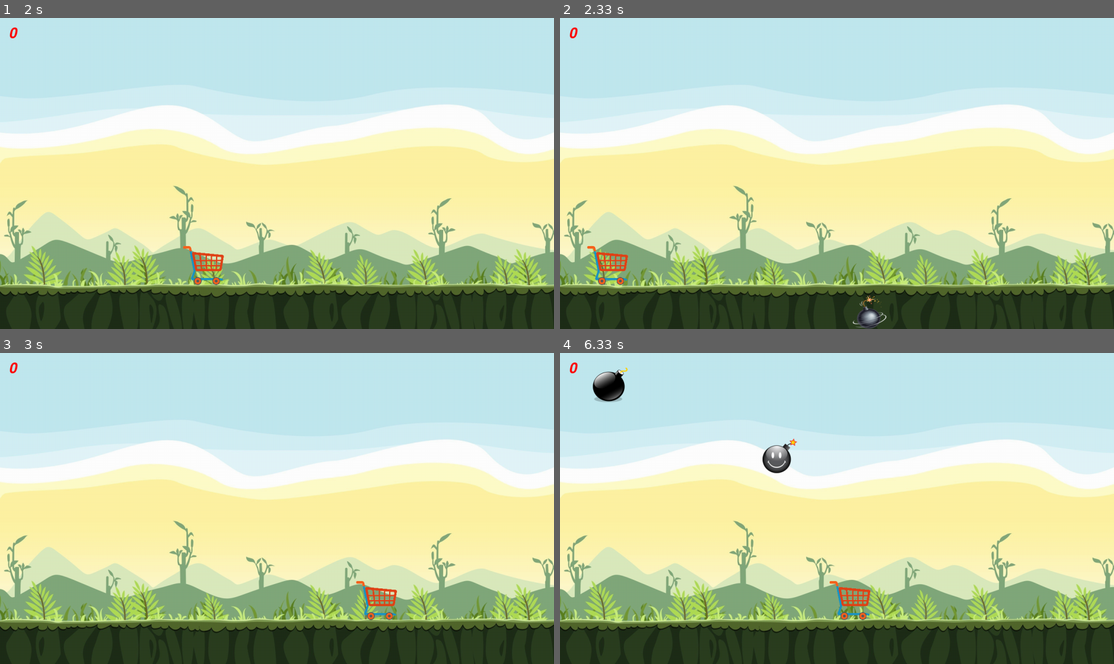
Above: before the commit, frames 1-4 (two rows, left to right).
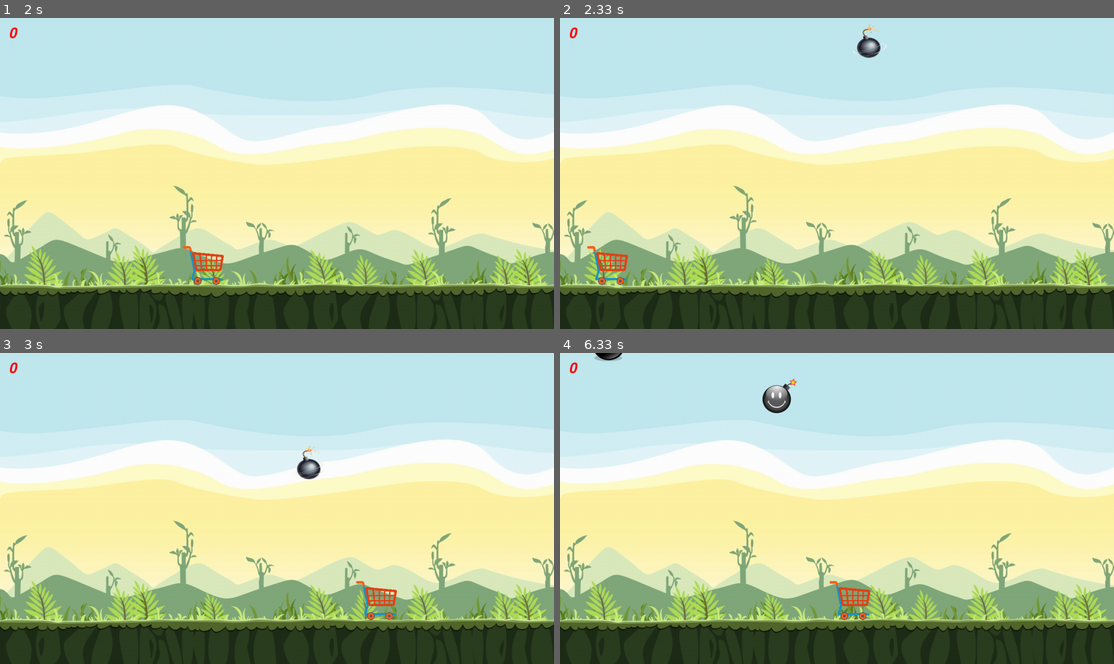
Above: after the commit, the same moments.

Repository: Jericho-NSK/PyPython
Game: pygame game, started from 2023-03 Pygame/game.py
The game is run twice, just before and just after one commit, with the same random seed, the same clock (stepped at 60 frames per second) and the same inputs.
Inputs:
- Up to frame 1 (2 s): hold D 0.33-0.8 s; hold D 0.83-1.3 s; hold A 1.33-1.87 s; hold A from 1.9 s (still down)
- Up to frame 2 (2.33 s): release A at 2.3 s
- Up to frame 3 (3 s): hold D 2.33-2.97 s
- Up to frame 4 (6.33 s): hold A 3-3.47 s; hold D 3.5-3.97 s; hold D 4-4.47 s; hold A 4.5-5.03 s; hold A 5.07-5.47 s; hold D 5.5-6.13 s; hold A from 6.17 s (still down)

Frame 1 is identical in both runs. In frame 2, 0.5% of the frame differs, in the area x 52-59%, y 2-100%; in frame 3, 0.3%; in frame 4, 1.4%, in the area x 5-43%, y 0-39%.

Commit message:
Refactor imports

Diff:
--- a/2023-03 Pygame/bombs.py
+++ b/2023-03 Pygame/bombs.py
@@ -1,10 +1,9 @@
 from random import randint
 
 import pygame
-from pygame import sprite
 
 
-class Bombs(sprite.Sprite):
+class Bombs(pygame.sprite.Sprite):
     bomb_size = 80
     bombs_data = ({'file': 'Bomb_1', 'score': 100},
                   {'file': 'Bomb_2', 'score': 200},
@@ -29,5 +28,5 @@
     def create_bomb(window, width):
         index = randint(0, len(window.bombs_images) - 1)
         x = randint(int(Bombs.bomb_size / 2), int(width - Bombs.bomb_size / 2))
-        speed = randint(1, 40)
+        speed = randint(1, 5)
         return Bombs(x, speed, window.bombs_images[index], Bombs.bombs_data[index]['score'])
